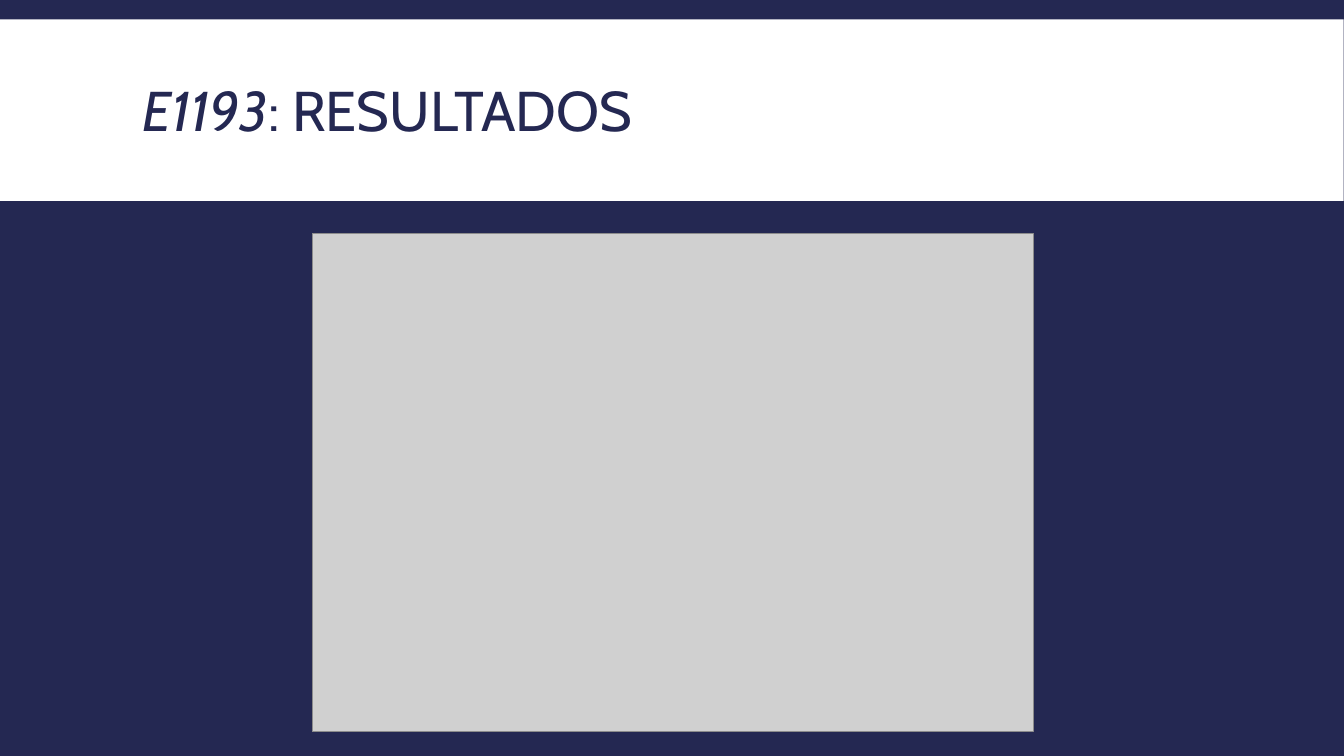
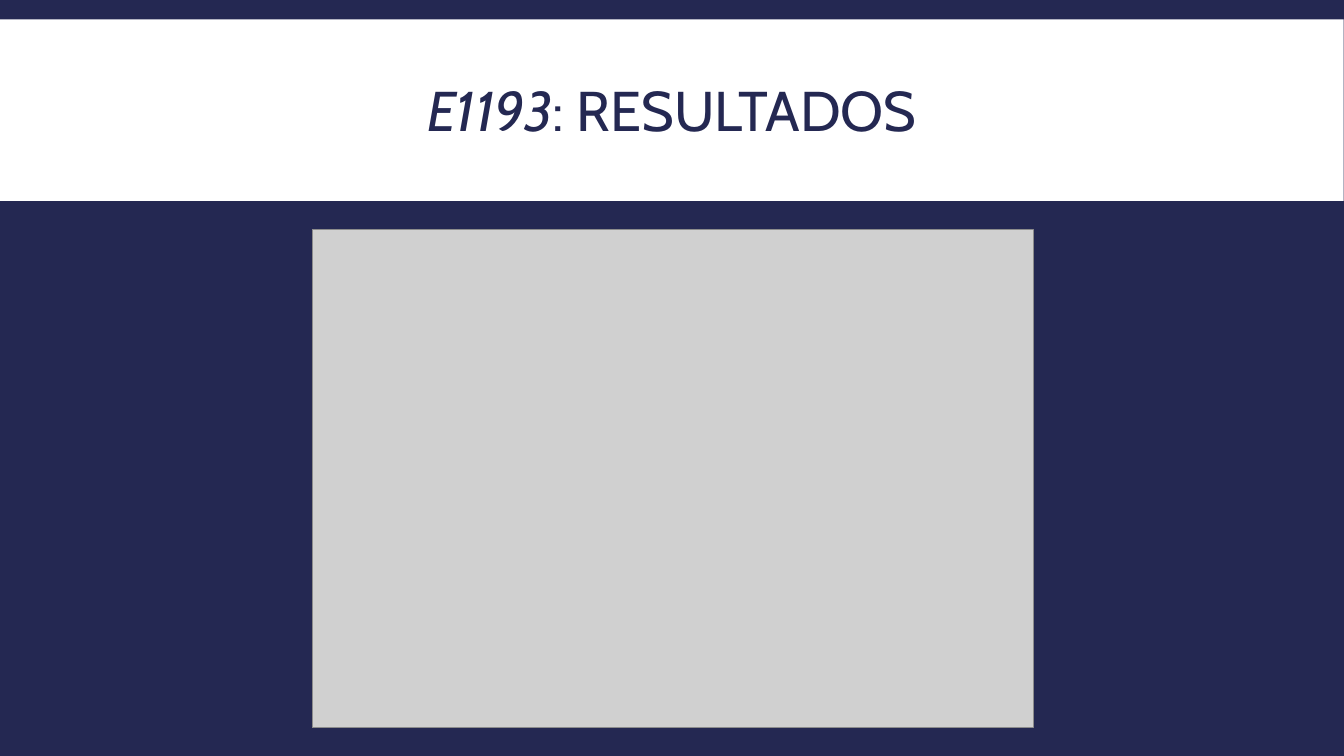
Before and after one commit to itff/Seminarios2, a slide deck: slide 24 of Apresentacao_Editado.pptx (slide 25 before the commit). Drawn at 1344x756 pixels with LibreOffice and Linux fonts; fonts in the diff are those of the drawing; grey boxes stand for pictures. Boxes give left, top, right and bottom in pixels: in the first picture for what was removed or moved away, otherwise in the second. Text is boxed around its words. In the diff, an @@ line names an element or a change of style, - is before the commit and + after.

```diff
--- a/Apresentacao_Editado.pptx
+++ b/Apresentacao_Editado.pptx
@@ title "E1193: RESULTADOS" at (x1=427, y1=91, x2=917, y2=132): alignment left to centre @@
@@ picture moved from (x1=313, y1=233, x2=1033, y2=731) to (x1=313, y1=229, x2=1033, y2=727) @@
```
Also in this commit, not shown: 28 other slides changed, 1 slide removed.
